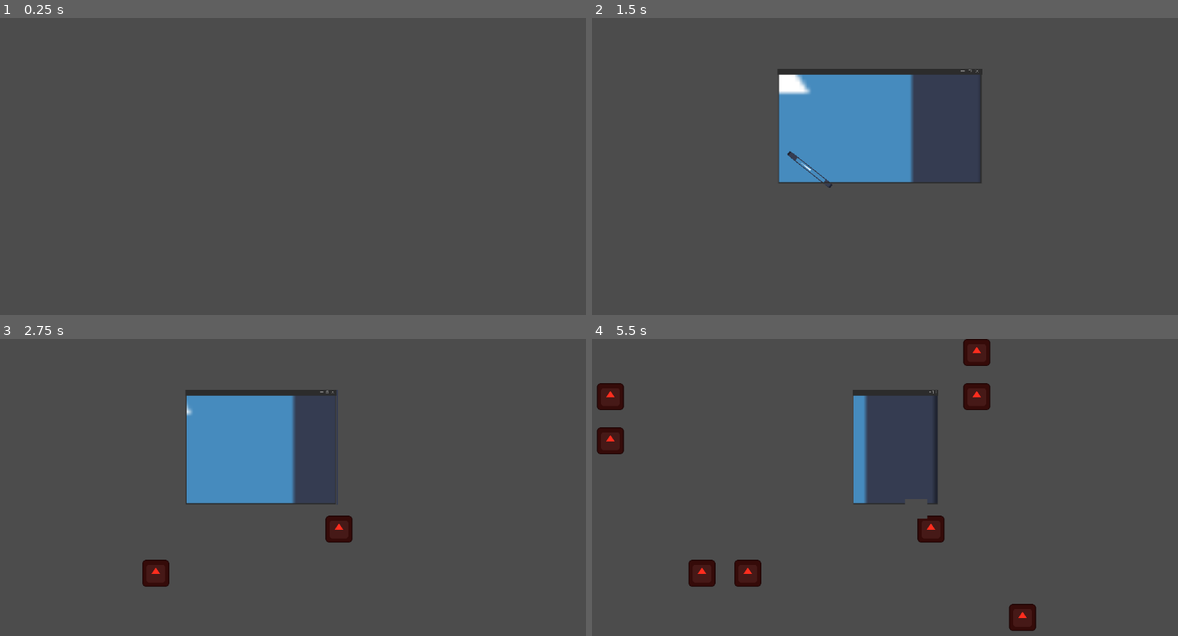
Above: before the commit, frames 1-4 (two rows, left to right).
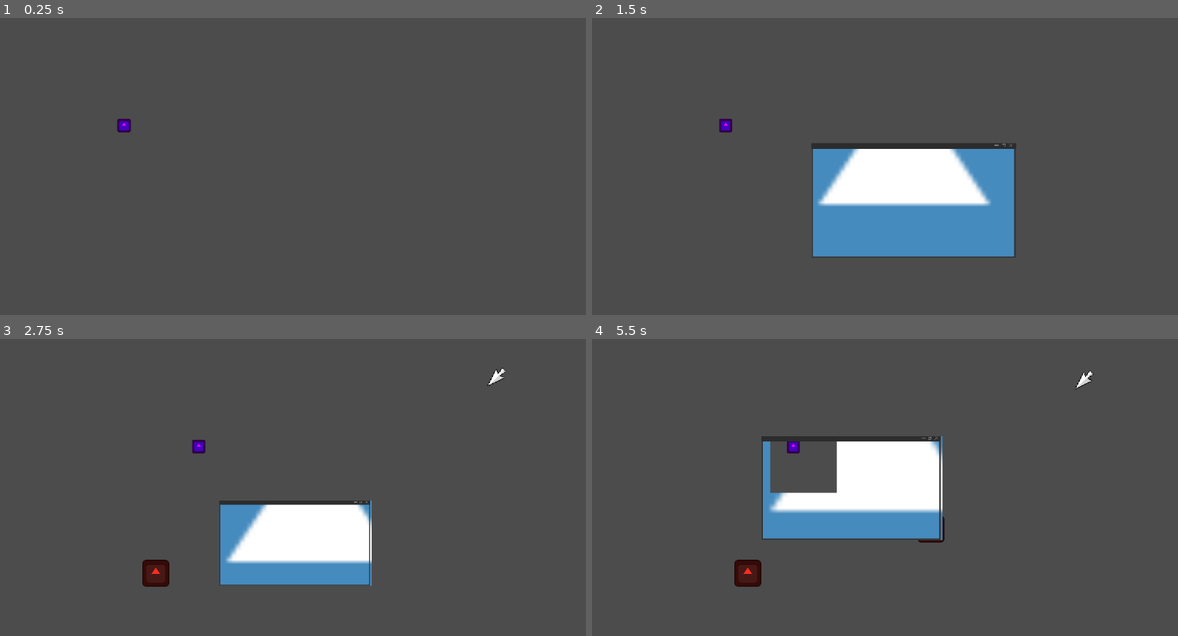
Above: after the commit, the same moments.

Repository: jacmaxmat/gamejam-dns
Game: Godot game, scene res://system obstacles/main.tscn
Two runs of this game, one before a commit and one after it. Both use one fixed random seed, a clock stepped at 60 frames per second and the inputs below. The engine's default icon, where the game draws it, is replaced by a stand-in: a white triangle on a blue panel in a dark square.
Inputs (mouse positions are in pixels of both pictures, inside the frame that each line leads up to):
- Up to frame 1 (0.25 s): no input
- Up to frame 2 (1.5 s): tap Enter at 0.5 s; move the mouse to (1019, 169) at 0.52 s; hold Right (ui_right) 0.53-1.25 s; hold Up (ui_up) 0.53-1.25 s; click "Start Game" at 1.25 s
- Up to frame 3 (2.75 s): move the mouse to (175, 523) at 2.02 s; hold Right (ui_right) from 2.03 s (still down); tap Up (ui_up) at 2.1, 2.27, 2.57 s
- Up to frame 4 (5.5 s): move the mouse to (949, 434) at 2.77 s; release Right (ui_right) at 2.78 s; hold Left (ui_left) 2.78-3.53 s; hold Up (ui_up) 2.78-3.53 s; move the mouse to (855, 573) at 3.52 s; hold Right (ui_right) 3.53-5.03 s; tap Up (ui_up) at 3.6, 3.77, 4.07, 5.1, 5.27 s; tap Space at 4.25 s; move the mouse to (1066, 558) at 4.27 s; hold Up (ui_up) 4.28-5.03 s; move the mouse to (709, 457) at 5.02 s; hold Left (ui_left) from 5.03 s (still down)

The runs differ from the first frame. In frame 1, 0.1% of the frame differs, in the area x 19-23%, y 34-39%; in frame 2, 20%, in the area x 21-73%, y 17-81%; in frame 3, 15%; in frame 4, 12%.

Commit message:
eqweqwfeageas

Diff:
--- /dev/null
+++ b/global.tscn
@@ -0,0 +1,7 @@
+[gd_scene format=3 uid="uid://clucvc6d8mpml"]
+
+[ext_resource type="Script" uid="uid://e1hjcbnnyn6s" path="res://system obstacles/Global.gd" id="1_6q3x5"]
+
+[node name="Global" type="Node" unique_id=603741700]
+process_mode = 3
+script = ExtResource("1_6q3x5")
--- a/system obstacles/Global.gd
+++ b/system obstacles/Global.gd
@@ -3,8 +3,10 @@
 var title_screen
 var cam
 var window
+var view
 var cursors_dragging: int = 0
 var drag_direction: Vector2 = Vector2.ZERO
+var is_game_over = false
 # Called when the node enters the scene tree for the first time.
 
 var score := 0
@@ -12,6 +14,21 @@
 func _ready() -> void:
 	pass # Replace with function body.
 
+func initialize():
+	score = 0
+	is_game_over = false
+
 # Called every frame. 'delta' is the elapsed time since the previous frame.
 func _process(delta: float) -> void:
-	pass
+	if Input.is_action_just_pressed("ui_left"):
+		game_over()
+	if is_game_over:
+		print("asdasd")
+		while window.global_position != Vector2(574,322):
+			window.global_position = window.global_position.move_toward(Vector2(574,322), 10)
+
+
+func game_over():
+	print("?")
+	get_tree().paused = true
+	is_game_over = true
--- a/system obstacles/Window.gd
+++ b/system obstacles/Window.gd
@@ -6,6 +6,9 @@
 
 # Called when the node enters the scene tree for the first time.
 func _ready() -> void:
+	$WindowView.global_position = global_position
+	#$SubViewportContainer/SubViewport.size = Vector2(480*$Sprite2D.scale.x, 270*$Sprite2D.scale.y)
+	$WindowView.size = $Sprite2D.size
 	Global.window = self
 
 # Called every frame. 'delta' is the elapsed time since the previous frame.
@@ -15,15 +18,20 @@
 	$Bar.position.x = $Sprite2D.size.x/2
 	$CollisionShape2D.shape.extents = $Sprite2D.size/2
 	$CollisionShape2D.position = $Sprite2D.size/2
-	#$SubViewportContainer.global_position = global_position
+	Global.view.size = $Sprite2D.size
+	$WindowView.global_position = global_position
 	#$SubViewportContainer/SubViewport.size = Vector2(480*$Sprite2D.scale.x, 270*$Sprite2D.scale.y)
-	$SubViewportContainer.size = $Sprite2D.size
+	$WindowView.size = $Sprite2D.size
 
 
 	if Input.is_action_pressed("ui_left"):
 		resize(Vector2(1,0), 3)
 	if Input.is_action_pressed("ui_right"):
 		resize(Vector2(-1,0), 3)
+	if Input.is_action_pressed("ui_up"):
+		resize(Vector2(0,1), 3)
+	if Input.is_action_pressed("ui_down"):
+		resize(Vector2(0,-1), 3)
 
 func resize(dir, resize_speed):
 	match dir:
@@ -34,6 +42,7 @@
 			#$Sprite2D.size.x -= resize_speed * 2
 			#global_position.x += resize_speed*2
 			global_position.x += dif
+			$WindowView.global_position.x -= dif
 			#Global.cam.offset.x += dif
 		Vector2(-1,0):
 			var start_size = $Sprite2D.size.x
--- /dev/null
+++ b/system obstacles/asdasd.gd
@@ -0,0 +1,11 @@
+extends Camera2D
+
+
+# Called when the node enters the scene tree for the first time.
+func _ready() -> void:
+	pass # Replace with function body.
+
+
+# Called every frame. 'delta' is the elapsed time since the previous frame.
+func _process(delta: float) -> void:
+	global_position = get_parent().get_parent().get_parent().global_position - Global.window.global_position
--- a/system obstacles/bullet.gd
+++ b/system obstacles/bullet.gd
@@ -5,9 +5,6 @@
 func _ready() -> void:
 	pass # Replace with function body.
 
-
 # Called every frame. 'delta' is the elapsed time since the previous frame.
 func _process(delta: float) -> void:
-	position.x += 100 * delta
-	$SubViewportContainer/SubViewport.size = Global.window.frame.size
-	#$SubViewportContainer/SubViewport/Camera2D.global_position = Global.cam.global_position
+	global_position.x += 100 * delta
--- a/system obstacles/bullet.tscn
+++ b/system obstacles/bullet.tscn
@@ -2,56 +2,45 @@
 
 [ext_resource type="Texture2D" uid="uid://iqfm3qnjsu0k" path="res://system obstacles/icon.svg" id="1_4y0sg"]
 [ext_resource type="Script" uid="uid://ca5h3f2v8ltkq" path="res://system obstacles/bullet.gd" id="1_rx032"]
-[ext_resource type="Script" uid="uid://3g0uxd44wd40" path="res://system obstacles/camera_2dbullet.gd" id="2_uugo7"]
+[ext_resource type="Script" uid="uid://bqnx1omp38ney" path="res://system obstacles/asdasd.gd" id="2_uugo7"]
 
-[sub_resource type="RectangleShape2D" id="RectangleShape2D_rx032"]
-size = Vector2(24, 24)
-
-[sub_resource type="ViewportTexture" id="ViewportTexture_bhunq"]
+[sub_resource type="ImageTexture" id="ImageTexture_tkfrg"]
 
 [node name="Bullet" type="Area2D" unique_id=448943462]
 script = ExtResource("1_rx032")
 
-[node name="CollisionShape2D" type="CollisionShape2D" parent="." unique_id=92075657]
-shape = SubResource("RectangleShape2D_rx032")
+[node name="SubViewportContainer" type="SubViewportContainer" parent="." unique_id=1441149278]
+offset_left = -228.0
+offset_top = -214.0
+offset_right = 284.0
+offset_bottom = 298.0
 
-[node name="SubViewportContainer" type="SubViewportContainer" parent="." unique_id=268532204]
-anchors_preset = 15
-anchor_right = 1.0
-anchor_bottom = 1.0
-offset_left = -16.0
-offset_top = -17.0
-offset_right = 16.0
-offset_bottom = 15.0
-grow_horizontal = 2
-grow_vertical = 2
-
-[node name="SubViewport" type="SubViewport" parent="SubViewportContainer" unique_id=1023203146]
-disable_3d = true
+[node name="SubViewport" type="SubViewport" parent="SubViewportContainer" unique_id=142064119]
 handle_input_locally = false
-size = Vector2i(64, 32)
-size_2d_override_stretch = true
 render_target_update_mode = 4
-
-[node name="Sprite2D" type="Sprite2D" parent="SubViewportContainer/SubViewport" unique_id=1294541853]
-modulate = Color(1, 0, 1, 1)
-position = Vector2(12, 7.0000005)
-texture = ExtResource("1_4y0sg")
 
 [node name="TextureRect" type="TextureRect" parent="SubViewportContainer/SubViewport" unique_id=879736922]
 anchors_preset = 15
 anchor_right = 1.0
 anchor_bottom = 1.0
-offset_left = 16.0
-offset_top = 17.0
-offset_right = 1136.0
-offset_bottom = 633.0
+offset_left = 210.0
+offset_top = 188.0
+offset_right = -238.0
+offset_bottom = -260.0
 grow_horizontal = 2
 grow_vertical = 2
-texture = SubResource("ViewportTexture_bhunq")
+size_flags_horizontal = 6
+size_flags_vertical = 6
+texture = SubResource("ImageTexture_tkfrg")
 stretch_mode = 2
 
-[node name="Camera2D" type="Camera2D" parent="SubViewportContainer/SubViewport" unique_id=1961353910]
-position = Vector2(56, 136)
+[node name="Camera2D" type="Camera2D" parent="SubViewportContainer/SubViewport" unique_id=948608287]
+position = Vector2(419, 216)
 limit_enabled = false
 script = ExtResource("2_uugo7")
+
+[node name="Sprite2D" type="Sprite2D" parent="." unique_id=1294541853]
+modulate = Color(1, 0, 1, 1)
+position = Vector2(12, 7.0000005)
+scale = Vector2(0.2, 0.2)
+texture = ExtResource("1_4y0sg")
--- a/system obstacles/camera_2d.gd
+++ b/system obstacles/camera_2d.gd
@@ -7,4 +7,5 @@
 
 # Called every frame. 'delta' is the elapsed time since the previous frame.
 func _process(delta: float) -> void:
-	global_position = get_parent().get_parent().get_parent().global_position
+	pass
+	#global_position = get_parent().get_parent().get_parent().global_position
--- a/system obstacles/cursor.gd
+++ b/system obstacles/cursor.gd
@@ -9,9 +9,13 @@
 func _ready() -> void:
 	pass # Replace with function body.
 
-
 # Called every frame. 'delta' is the elapsed time since the previous frame.
 func _process(delta: float) -> void:
+	if global_position.x < Global.window.bar.global_position.x:
+		scale.x = 1
+	else:
+		scale.x = -1
+
 	if !is_dragging:
 		global_position = global_position.move_toward(Global.window.bar.global_position, move_speed * delta)
 
@@ -20,5 +24,6 @@
 	Global.cursors_dragging += 1
 	var cursor_dragging = cursor_instance.instantiate()
 	cursor_dragging.global_position = self.global_position - Global.window.global_position
+	cursor_dragging.scale.x = scale.x
 	Global.window.add_child(cursor_dragging)
 	queue_free()
--- a/system obstacles/cursor.tscn
+++ b/system obstacles/cursor.tscn
@@ -1,7 +1,7 @@
 [gd_scene format=3 uid="uid://dohkivpoc06r6"]
 
 [ext_resource type="Script" uid="uid://dy0qn3xxo543q" path="res://system obstacles/cursor.gd" id="1_33ngw"]
-[ext_resource type="Texture2D" uid="uid://iqfm3qnjsu0k" path="res://system obstacles/icon.svg" id="2_3b742"]
+[ext_resource type="Texture2D" uid="uid://cq2toap4mqvbk" path="res://assety/kursor.png" id="2_33ngw"]
 
 [sub_resource type="RectangleShape2D" id="RectangleShape2D_5l68f"]
 size = Vector2(24, 24)
@@ -10,8 +10,8 @@
 script = ExtResource("1_33ngw")
 
 [node name="Sprite2D" type="Sprite2D" parent="." unique_id=1725713856]
-scale = Vector2(0.2, 0.2)
-texture = ExtResource("2_3b742")
+scale = Vector2(1.5, 1.5)
+texture = ExtResource("2_33ngw")
 
 [node name="Area2D" type="Area2D" parent="." unique_id=410495786]
 collision_layer = 0
--- a/system obstacles/cursor_dragging.tscn
+++ b/system obstacles/cursor_dragging.tscn
@@ -1,18 +1,18 @@
 [gd_scene format=3 uid="uid://lplf73itbd4l"]
 
 [ext_resource type="Script" uid="uid://bst88428t8nxa" path="res://system obstacles/cursor_dragging.gd" id="1_b3fxp"]
-[ext_resource type="Texture2D" uid="uid://iqfm3qnjsu0k" path="res://system obstacles/icon.svg" id="2_1mjcm"]
+[ext_resource type="Texture2D" uid="uid://cq2toap4mqvbk" path="res://assety/kursor.png" id="2_b3fxp"]
 
 [sub_resource type="CircleShape2D" id="CircleShape2D_igwmr"]
-radius = 14.142136
+radius = 21.0
 
 [node name="CursorDragging" type="Node2D" unique_id=2082774963]
 script = ExtResource("1_b3fxp")
 
 [node name="Sprite2D" type="Sprite2D" parent="." unique_id=1893719952]
 z_index = 1
-scale = Vector2(0.2, 0.2)
-texture = ExtResource("2_1mjcm")
+scale = Vector2(1.5, 1.5)
+texture = ExtResource("2_b3fxp")
 
 [node name="Area2D" type="Area2D" parent="." unique_id=1341460598]
 collision_layer = 0
--- a/system obstacles/main.tscn
+++ b/system obstacles/main.tscn
@@ -4,13 +4,10 @@
 [ext_resource type="Script" uid="uid://7x3pl4ailoo4" path="res://system obstacles/main.gd" id="1_x7n1j"]
 [ext_resource type="PackedScene" uid="uid://dbryayljgw6o2" path="res://system obstacles/window.tscn" id="2_0xm2m"]
 [ext_resource type="Texture2D" uid="uid://iqfm3qnjsu0k" path="res://system obstacles/icon.svg" id="4_1bvp3"]
-[ext_resource type="Script" uid="uid://hgu722xobe4n" path="res://system obstacles/camera_2d.gd" id="5_tkfrg"]
 [ext_resource type="PackedScene" uid="uid://ddeq8d7thtyfc" path="res://menus/final_screen.tscn" id="6_mv0n7"]
 [ext_resource type="PackedScene" uid="uid://s1otfbodyphd" path="res://menus/title_screen.tscn" id="7_mv0n7"]
+[ext_resource type="Script" uid="uid://cvob6keoht0el" path="res://system obstacles/window_view.gd" id="7_tkfrg"]
 [ext_resource type="PackedScene" uid="uid://dv08oewojoqsl" path="res://system obstacles/bullet.tscn" id="11_lq1mb"]
-
-[sub_resource type="ViewportTexture" id="ViewportTexture_lq1mb"]
-viewport_path = NodePath("../SubViewportContainer/SubViewport")
 
 [sub_resource type="RectangleShape2D" id="RectangleShape2D_bhunq"]
 size = Vector2(41, 737)
@@ -60,6 +57,21 @@
 "update": 1,
 "values": [false]
 }
+tracks/3/type = "value"
+tracks/3/imported = false
+tracks/3/enabled = true
+tracks/3/path = NodePath("Window:position")
+tracks/3/interp = 1
+tracks/3/loop_wrap = true
+tracks/3/keys = {
+"times": PackedFloat32Array(0),
+"transitions": PackedFloat32Array(1),
+"update": 0,
+"values": [Vector2(334, 187)]
+}
+
+[sub_resource type="Animation" id="Animation_mv0n7"]
+resource_name = "game_over"
 
 [sub_resource type="Animation" id="Animation_4avnr"]
 resource_name = "start"
@@ -90,7 +102,7 @@
 tracks/2/imported = false
 tracks/2/enabled = true
 tracks/2/path = NodePath("Window:visible")
-tracks/2/interp = 1
+tracks/2/interp = 0
 tracks/2/loop_wrap = true
 tracks/2/keys = {
 "times": PackedFloat32Array(0),
@@ -98,50 +110,86 @@
 "update": 1,
 "values": [true]
 }
+tracks/3/type = "value"
+tracks/3/imported = false
+tracks/3/enabled = true
+tracks/3/path = NodePath("Window:position")
+tracks/3/interp = 1
+tracks/3/loop_wrap = true
+tracks/3/keys = {
+"times": PackedFloat32Array(0, 0.5),
+"transitions": PackedFloat32Array(1, 1),
+"update": 0,
+"values": [Vector2(574, 322), Vector2(334, 187)]
+}
 
 [sub_resource type="AnimationLibrary" id="AnimationLibrary_lq1mb"]
 _data = {
 &"RESET": SubResource("Animation_tkfrg"),
+&"game_over": SubResource("Animation_mv0n7"),
 &"start": SubResource("Animation_4avnr")
 }
 
 [node name="Main" type="Node2D" unique_id=406022306]
 script = ExtResource("1_x7n1j")
 
+[node name="Bullet" parent="." unique_id=448943462 instance=ExtResource("11_lq1mb")]
+position = Vector2(235, 200)
+
+[node name="SubViewportContainer" parent="Bullet" index="0" unique_id=1441149278]
+offset_left = -32.0
+offset_top = -32.0
+offset_right = 96.0
+offset_bottom = 96.0
+stretch = true
+
+[node name="SubViewport" parent="Bullet/SubViewportContainer" index="0" unique_id=142064119]
+size = Vector2i(128, 128)
+
+[node name="TextureRect" parent="Bullet/SubViewportContainer/SubViewport" index="0" unique_id=879736922]
+offset_left = 17.0
+offset_top = -5.0
+offset_right = -45.0
+offset_bottom = -67.0
+size_flags_horizontal = 0
+size_flags_vertical = 0
+
 [node name="OutsideGameManager" parent="." unique_id=2016209311 instance=ExtResource("1_ig7tw")]
-active = false
 
 [node name="Window" parent="." unique_id=427429608 instance=ExtResource("2_0xm2m")]
 visible = false
-position = Vector2(365, 98)
+position = Vector2(334, 187)
 
 [node name="Sprite2D" parent="Window" index="0" unique_id=294253054]
 size_flags_horizontal = 6
 size_flags_vertical = 6
 expand_mode = 1
 
-[node name="SubViewportContainer" type="SubViewportContainer" parent="Window" unique_id=1189050736]
+[node name="WindowView" type="SubViewportContainer" parent="Window" unique_id=1189050736]
 z_index = -1
-offset_right = 480.0
-offset_bottom = 270.0
-size_flags_horizontal = 2
-size_flags_vertical = 2
+anchors_preset = 15
+anchor_right = 1.0
+anchor_bottom = 1.0
+grow_horizontal = 2
+grow_vertical = 2
+size_flags_horizontal = 6
+size_flags_vertical = 6
 offset_transform_enabled = true
 stretch = true
-
-[node name="SubViewport" type="SubViewport" parent="Window/SubViewportContainer" unique_id=496213117]
+script = ExtResource("7_tkfrg")
+
+[node name="SubViewport" type="SubViewport" parent="Window/WindowView" unique_id=496213117]
 transparent_bg = true
 handle_input_locally = false
-size = Vector2i(480, 270)
+size = Vector2i(2, 2)
 render_target_update_mode = 0
 
-[node name="Sprite2D" type="Sprite2D" parent="Window/SubViewportContainer/SubViewport" unique_id=558917339]
+[node name="Level" type="Node2D" parent="Window/WindowView/SubViewport" unique_id=1752344095]
+
+[node name="Sprite2D" type="Sprite2D" parent="Window/WindowView/SubViewport/Level" unique_id=558917339]
+position = Vector2(217.99998, 123.99999)
 scale = Vector2(10, 10)
 texture = ExtResource("4_1bvp3")
-
-[node name="Camera2D" type="Camera2D" parent="Window/SubViewportContainer/SubViewport" unique_id=1972881426]
-limit_enabled = false
-script = ExtResource("5_tkfrg")
 
 [node name="TitleScreen" parent="Window" unique_id=1027695133 instance=ExtResource("7_mv0n7")]
 visible = true
@@ -168,26 +216,6 @@
 offset_right = 273.0
 offset_bottom = 429.0
 
-[node name="Bullet" parent="Window" unique_id=448943462 instance=ExtResource("11_lq1mb")]
-position = Vector2(-281, 265)
-
-[node name="SubViewportContainer" parent="Window/Bullet" index="1" unique_id=268532204]
-offset_left = -15.0
-offset_top = -9.0
-offset_right = 37.0
-offset_bottom = 38.0
-stretch = true
-
-[node name="SubViewport" parent="Window/Bullet/SubViewportContainer" index="0" unique_id=1023203146]
-size = Vector2i(52, 47)
-render_target_update_mode = 0
-
-[node name="Sprite2D" parent="Window/Bullet/SubViewportContainer/SubViewport" index="0" unique_id=1294541853]
-position = Vector2(31.999998, 33)
-
-[node name="TextureRect" parent="Window/Bullet/SubViewportContainer/SubViewport" index="1" unique_id=879736922]
-texture = SubResource("ViewportTexture_lq1mb")
-
 [node name="Bounds" type="Node2D" parent="." unique_id=161645737]
 
 [node name="StaticBody2D" type="StaticBody2D" parent="Bounds" unique_id=260136422]
@@ -235,6 +263,6 @@
 process_mode = 2
 libraries/ = SubResource("AnimationLibrary_lq1mb")
 
+[editable path="Bullet"]
 [editable path="Window"]
 [editable path="Window/Highscores"]
-[editable path="Window/Bullet"]
--- a/system obstacles/popup.tscn
+++ b/system obstacles/popup.tscn
@@ -6,7 +6,45 @@
 [sub_resource type="RectangleShape2D" id="RectangleShape2D_bhunq"]
 size = Vector2(128, 128)
 
+[sub_resource type="Animation" id="Animation_y1rju"]
+length = 0.001
+tracks/0/type = "value"
+tracks/0/imported = false
+tracks/0/enabled = true
+tracks/0/path = NodePath(".:scale")
+tracks/0/interp = 1
+tracks/0/loop_wrap = true
+tracks/0/keys = {
+"times": PackedFloat32Array(0),
+"transitions": PackedFloat32Array(1),
+"update": 0,
+"values": [Vector2(1e-05, 1e-05)]
+}
+
+[sub_resource type="Animation" id="Animation_he16x"]
+resource_name = "new_animation"
+length = 0.5
+tracks/0/type = "value"
+tracks/0/imported = false
+tracks/0/enabled = true
+tracks/0/path = NodePath(".:scale")
+tracks/0/interp = 1
+tracks/0/loop_wrap = true
+tracks/0/keys = {
+"times": PackedFloat32Array(0, 0.5),
+"transitions": PackedFloat32Array(1, 1),
+"update": 0,
+"values": [Vector2(1e-05, 1e-05), Vector2(1, 1)]
+}
+
+[sub_resource type="AnimationLibrary" id="AnimationLibrary_q8xnt"]
+_data = {
+&"RESET": SubResource("Animation_y1rju"),
+&"new_animation": SubResource("Animation_he16x")
+}
+
 [node name="Popup" type="CharacterBody2D" unique_id=999077596]
+scale = Vector2(1e-05, 1e-05)
 collision_layer = 0
 collision_mask = 32
 script = ExtResource("1_y1rju")
@@ -17,3 +55,7 @@
 
 [node name="CollisionShape2D" type="CollisionShape2D" parent="." unique_id=1143563576]
 shape = SubResource("RectangleShape2D_bhunq")
+
+[node name="AnimationPlayer" type="AnimationPlayer" parent="." unique_id=517695906]
+libraries/ = SubResource("AnimationLibrary_q8xnt")
+autoplay = &"new_animation"
--- a/system obstacles/pusher.gd
+++ b/system obstacles/pusher.gd
@@ -7,7 +7,7 @@
 
 # Called when the node enters the scene tree for the first time.
 func _ready() -> void:
-	var spawn_side = randi_range(1,4)
+	var spawn_side = randi_range(1,2)
 	match spawn_side:
 		1: #right
 			global_position.x = -100
@@ -17,14 +17,24 @@
 			global_position.x = 1202
 			global_position.y = randi_range(50,598)
 			direction = Vector2(-1,0)
-		3: #up
-			global_position.y = 698
-			global_position.x = randi_range(50,1102)
-			direction = Vector2(0,-1)
-		4: #down
-			global_position.y = -100
-			global_position.x = randi_range(50,1102)
-			direction = Vector2(0,1)
+	#var spawn_side = randi_range(1,4)
+	#match spawn_side:
+		#1: #right
+			#global_position.x = -100
+			#global_position.y = randi_range(50,598)
+			#direction = Vector2(1,0)
+		#2: #left
+			#global_position.x = 1202
+			#global_position.y = randi_range(50,598)
+			#direction = Vector2(-1,0)
+		#3: #up
+			#global_position.y = 698
+			#global_position.x = randi_range(50,1102)
+			#direction = Vector2(0,-1)
+		#4: #down
+			#global_position.y = -100
+			#global_position.x = randi_range(50,1102)
+			#direction = Vector2(0,1)
 
 
 # Called every frame. 'delta' is the elapsed time since the previous frame.
--- a/system obstacles/window.tscn
+++ b/system obstacles/window.tscn
@@ -2,7 +2,6 @@
 
 [ext_resource type="Script" uid="uid://dfvp4pl3k7a1g" path="res://system obstacles/Window.gd" id="1_bnn13"]
 [ext_resource type="Texture2D" uid="uid://dgd2gfi6kmte0" path="res://system obstacles/okno.png" id="2_5n0ag"]
-[ext_resource type="PackedScene" uid="uid://dxqolxv2isnx4" path="res://Player/Player.tscn" id="2_8lrwx"]
 
 [sub_resource type="RectangleShape2D" id="RectangleShape2D_bhunq"]
 size = Vector2(472, 14)
@@ -10,16 +9,10 @@
 [sub_resource type="RectangleShape2D" id="RectangleShape2D_riqys"]
 size = Vector2(240, 135)
 
-[sub_resource type="RectangleShape2D" id="RectangleShape2D_e8ooo"]
-size = Vector2(472, 20)
-
 [node name="Window" type="CharacterBody2D" unique_id=427429608]
 collision_layer = 2147483664
 collision_mask = 32
 script = ExtResource("1_bnn13")
-
-[node name="Player" parent="." unique_id=283957801 instance=ExtResource("2_8lrwx")]
-position = Vector2(76, 214)
 
 [node name="Sprite2D" type="TextureRect" parent="." unique_id=294253054]
 anchors_preset = 8
@@ -45,7 +38,3 @@
 
 [node name="CollisionShape2D" type="CollisionShape2D" parent="." unique_id=1169904597]
 shape = SubResource("RectangleShape2D_riqys")
-
-[node name="CollisionShape2D2" type="CollisionShape2D" parent="." unique_id=1029677891]
-position = Vector2(240, 257)
-shape = SubResource("RectangleShape2D_e8ooo")
--- /dev/null
+++ b/system obstacles/window_view.gd
@@ -0,0 +1,4 @@
+extends SubViewportContainer
+
+func _ready() -> void:
+	Global.view = $SubViewport
Not shown, added: assety/ikony.png.import
Not shown, changed: assety/kursor.png.import
Not shown, added: system obstacles/asdasd.gd.uid
Not shown, added: system obstacles/window_view.gd.uid
